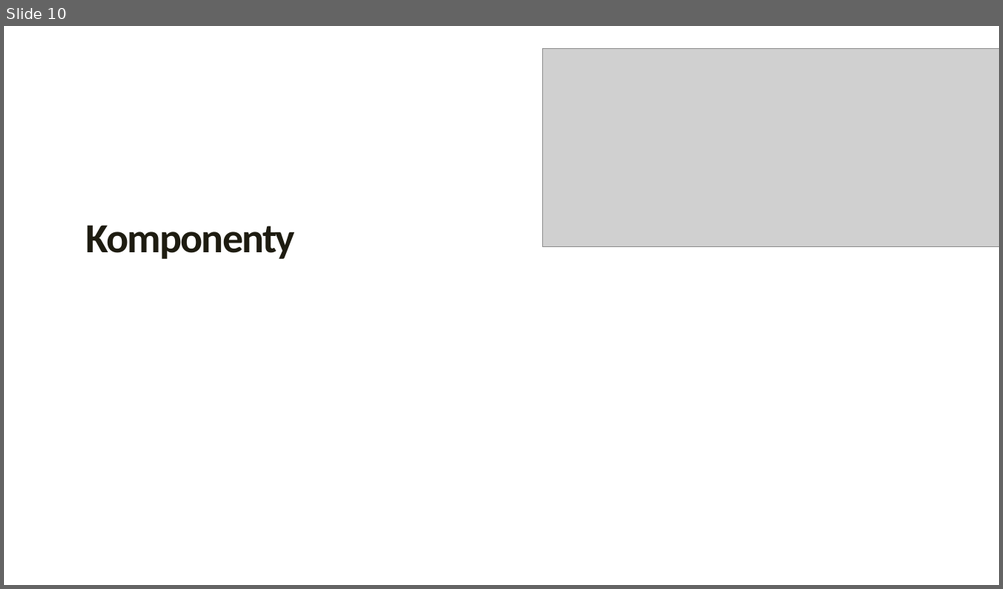
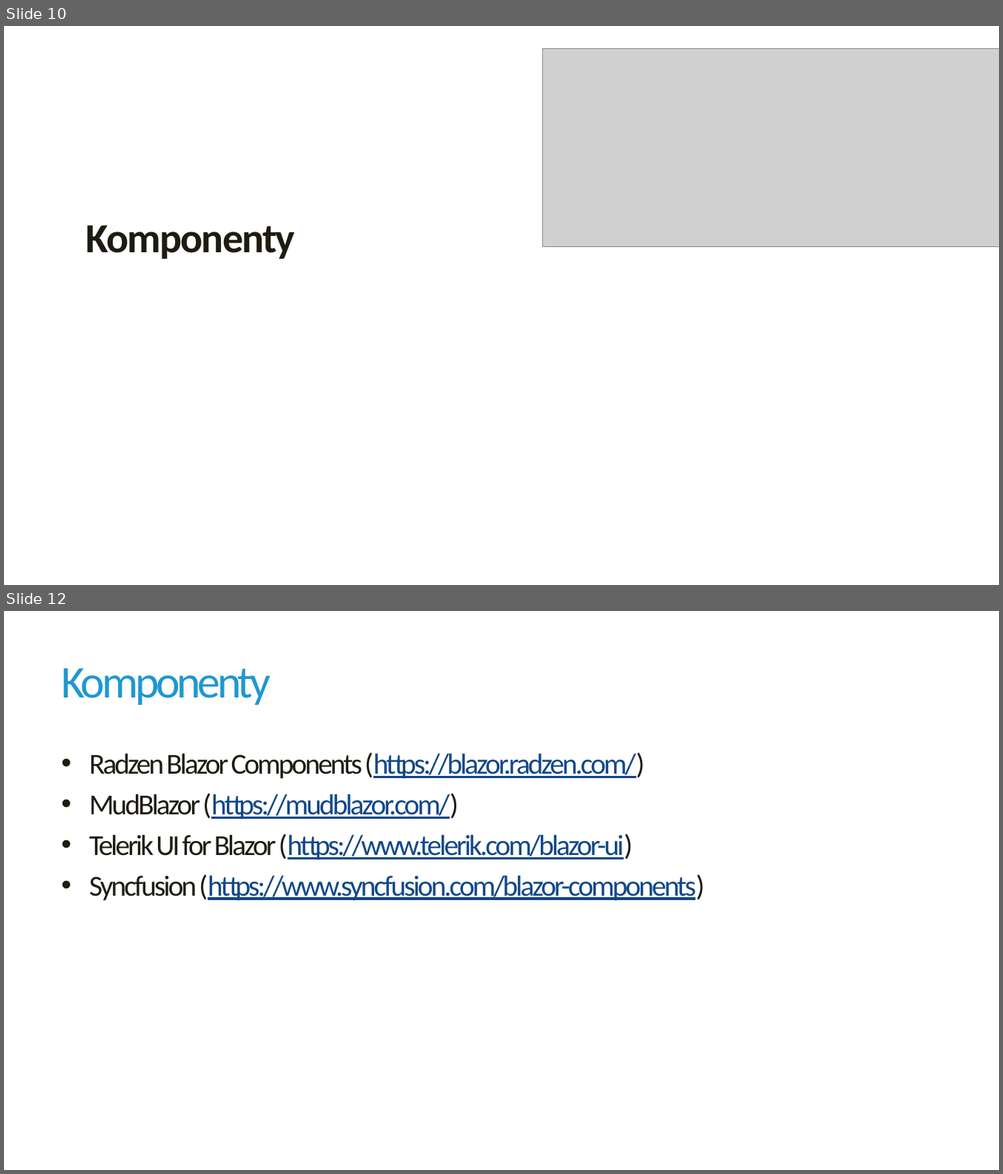
Before and after one commit to jirikanda/BlazorDemos, a slide deck: Presentation/02 - Blazor - Komponenty.pptx. Shown one above the other, each under a label of ours: slide 10 before the commit, slides 10 and 12 after it; the slides between them are not shown. The pictures are 1003x589 and 1003x1174 pixels, drawn with LibreOffice and Linux fonts; fonts in the diff are those of the drawing; grey boxes stand for pictures; background and template pictures are left out. Boxes give left, top, right and bottom in pixels: in the first picture for what was removed or moved away, otherwise in the second. Text is boxed around its words. In the diff, an @@ line names an element or a change of style, - is before the commit and + after.

```diff
--- a/Presentation/02 - Blazor - Komponenty.pptx
+++ b/Presentation/02 - Blazor - Komponenty.pptx
@@ slide 12 added at [4,611,999,1170], background #FFFFFF @@
@@ title added at [61,668,270,705], 44 pt, text #2097D0 @@
+Komponenty
@@ text added at [89,752,704,901], 28 pt, text #114788, underline @@
+• Radzen Blazor Components (https://blazor.radzen.com/)
+• MudBlazor (https://mudblazor.com/)
+• Telerik UI for Blazor (https://www.telerik.com/blazor-ui)
+• Syncfusion (https://www.syncfusion.com/blazor-components)
```
Also in this commit, not shown: 7 slides changed, 2 other slides added, 6 other files.
